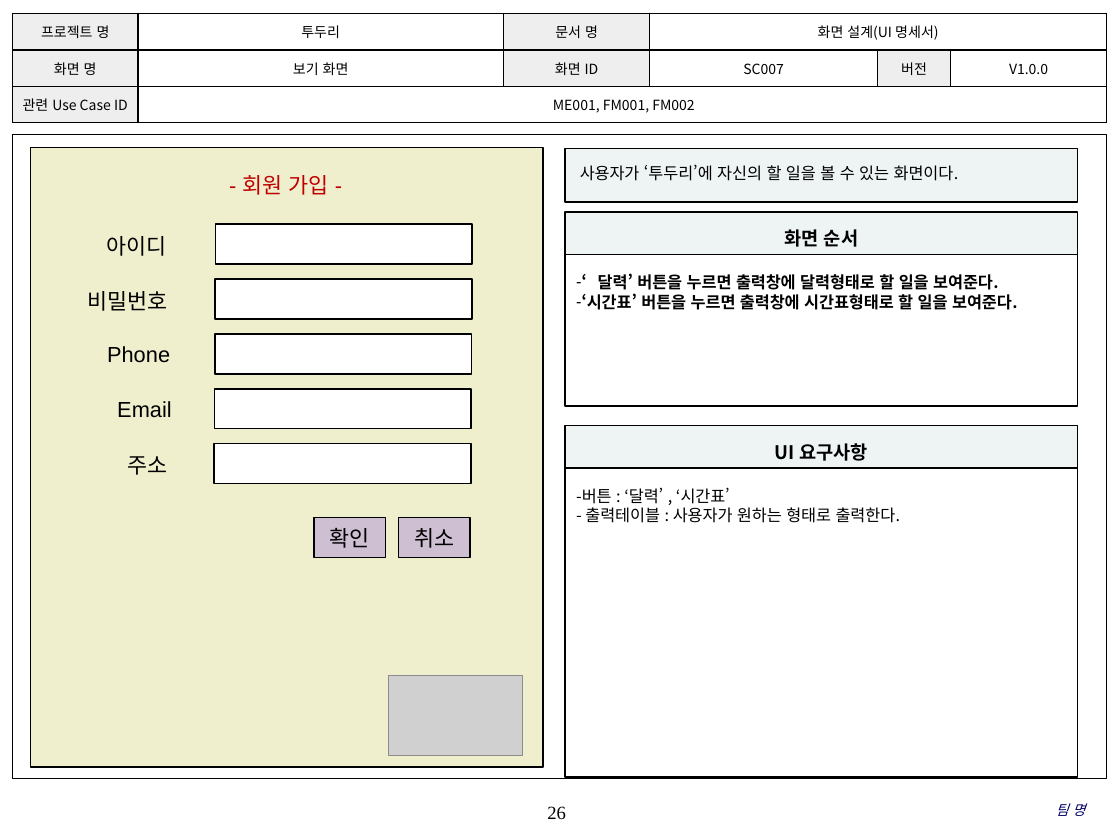
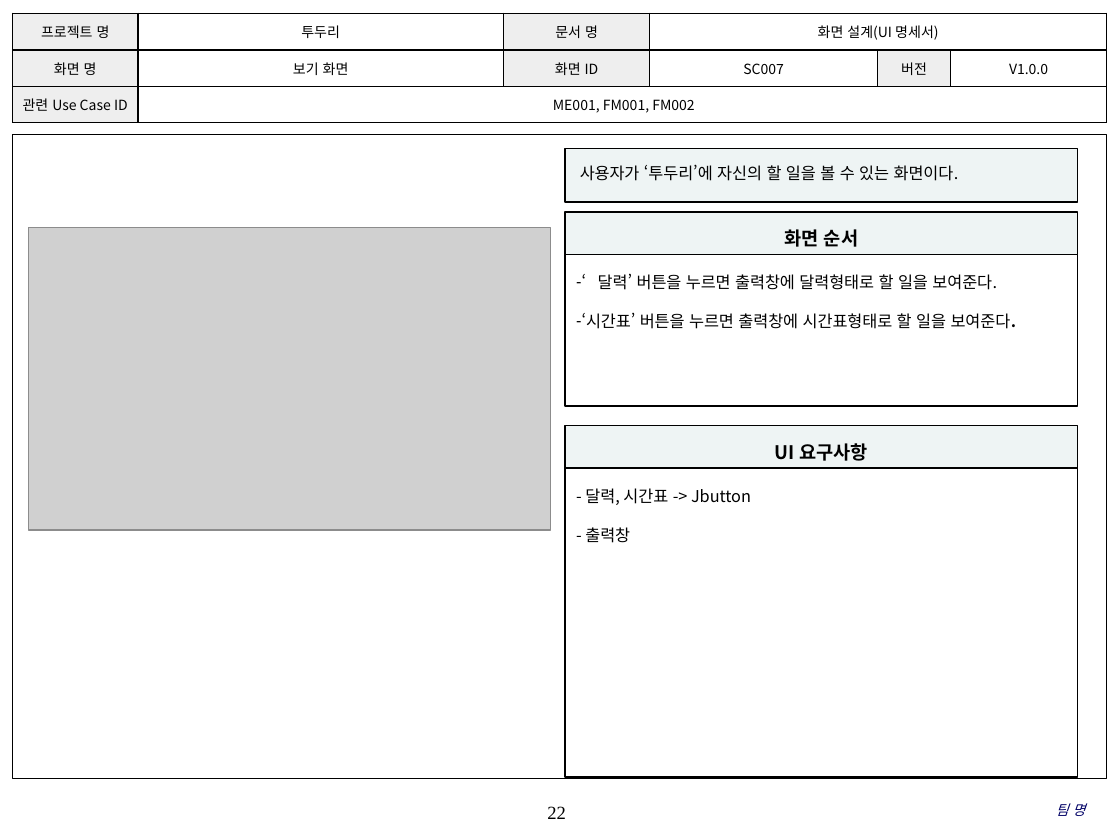
Before and after one commit to coskdms/SE2017_10_TenoutofTen, a slide deck: slide 22 of doc/3_ 설계서/UI Design Template.pptx (slide 26 before the commit). Drawn at 1120x840 pixels with LibreOffice and Linux fonts; fonts in the diff are those of the drawing; grey boxes stand for pictures; background and template pictures are left out. Boxes give left, top, right and bottom in pixels: in the first picture for what was removed or moved away, otherwise in the second. Text is boxed around its words. In the diff, an @@ line names an element or a change of style, - is before the commit and + after.

```diff
--- a/doc/3_ 설계서/UI Design Template.pptx
+++ b/doc/3_ 설계서/UI Design Template.pptx
@@ picture added at (x1=29, y1=227, x2=551, y2=530) @@
@@ rectangle "‘달력’ 버튼을 누르면 출력창에 달력형태로 ..." at (x1=566, y1=254, x2=1079, y2=405): bold off @@
@@ text in rectangle at (x1=585, y1=488, x2=751, y2=543): text changed @@
--버튼 : ‘달력’ , ‘시간표’
-- 출력테이블 : 사용자가 원하는 형태로 출력한다.
+- 달력, 시간표 -> Jbutton
+- 출력창
@@ group removed at (x1=30, y1=148, x2=543, y2=767): 8 rectangles, 6 texts, 1 picture @@
-확인
-- 회원 가입 -
-아이디
-비밀번호
-Phone
-Email
-주소
-취소
@@ page number at (x1=547, y1=806, x2=566, y2=819): text changed @@
-26
+22
```
Also in this commit, not shown: 15 other slides changed, 5 slides added, 9 slides removed.
